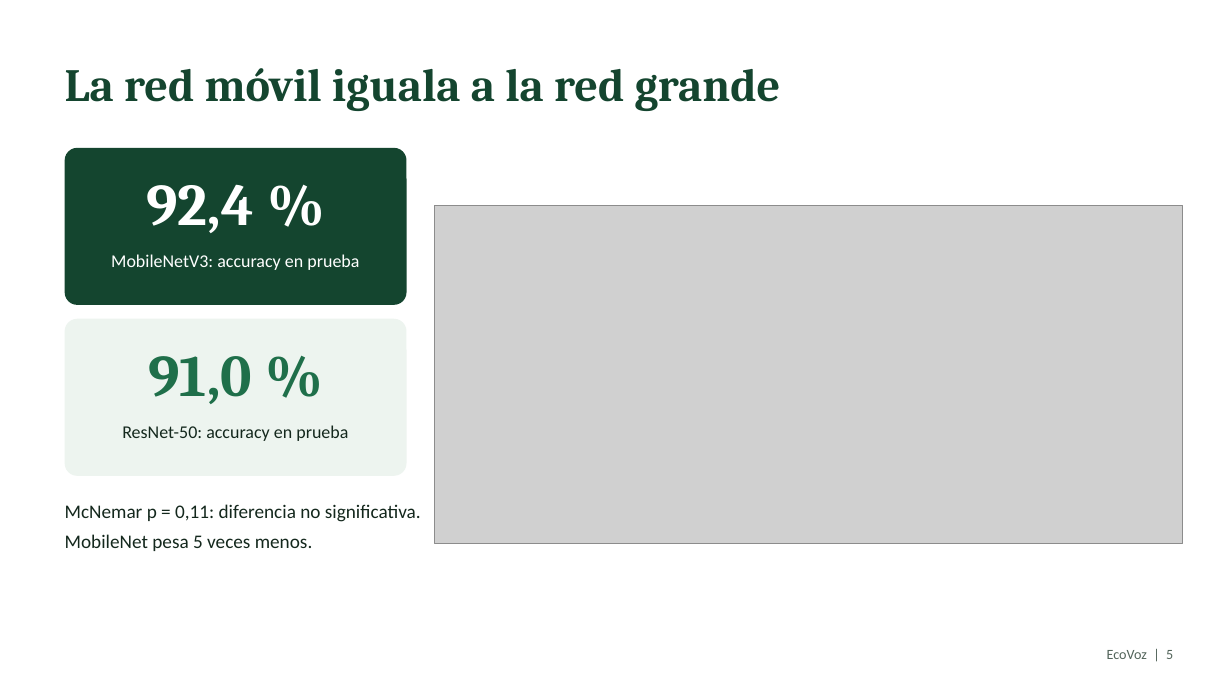
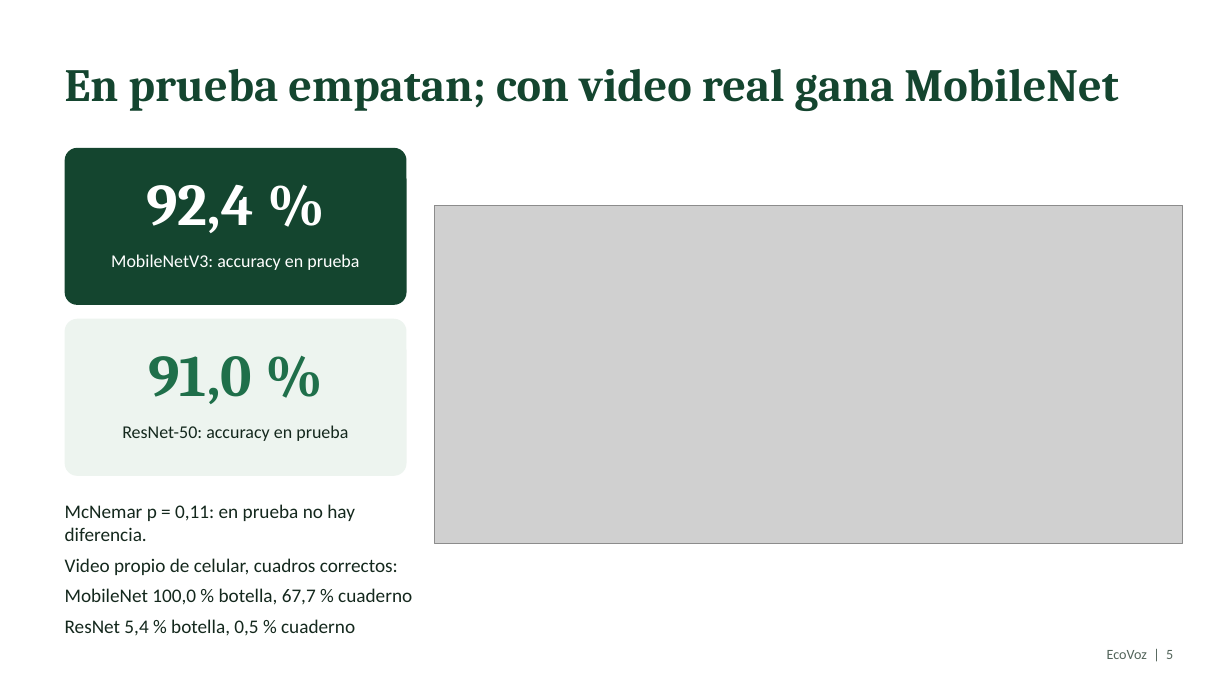
Before and after one commit to KthArg/ecovoz, a slide deck: slide 5 of presentation/EcoVoz.pptx. Drawn at 1232x693 pixels with LibreOffice and Linux fonts; fonts in the diff are those of the drawing; grey boxes stand for pictures. Boxes give left, top, right and bottom in pixels: in the first picture for what was removed or moved away, otherwise in the second. Text is boxed around its words. In the diff, an @@ line names an element or a change of style, - is before the commit and + after.

```diff
--- a/presentation/EcoVoz.pptx
+++ b/presentation/EcoVoz.pptx
@@ title at box(65, 69, 1118, 111): text changed @@
-La red móvil iguala a la red grande
+En prueba empatan; con video real gana MobileNet
@@ text at box(65, 504, 412, 636): text changed @@
-McNemar p = 0,11: diferencia no significativa.
-MobileNet pesa 5 veces menos.
+McNemar p = 0,11: en prueba no hay diferencia.
+Video propio de celular, cuadros correctos:
+MobileNet 100,0 % botella, 67,7 % cuaderno
+ResNet 5,4 % botella, 0,5 % cuaderno
```
Also in this commit, not shown: 25 other files.
